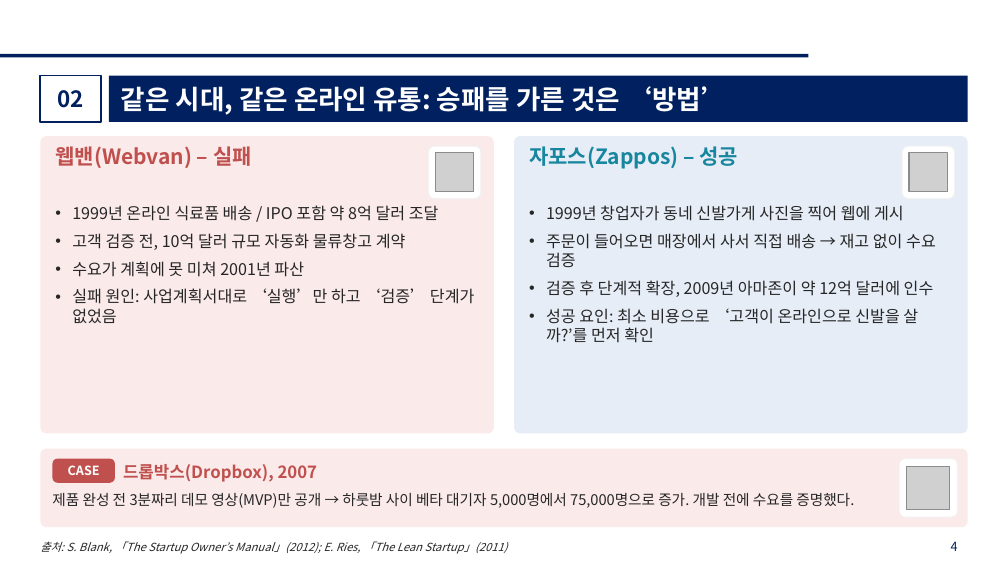
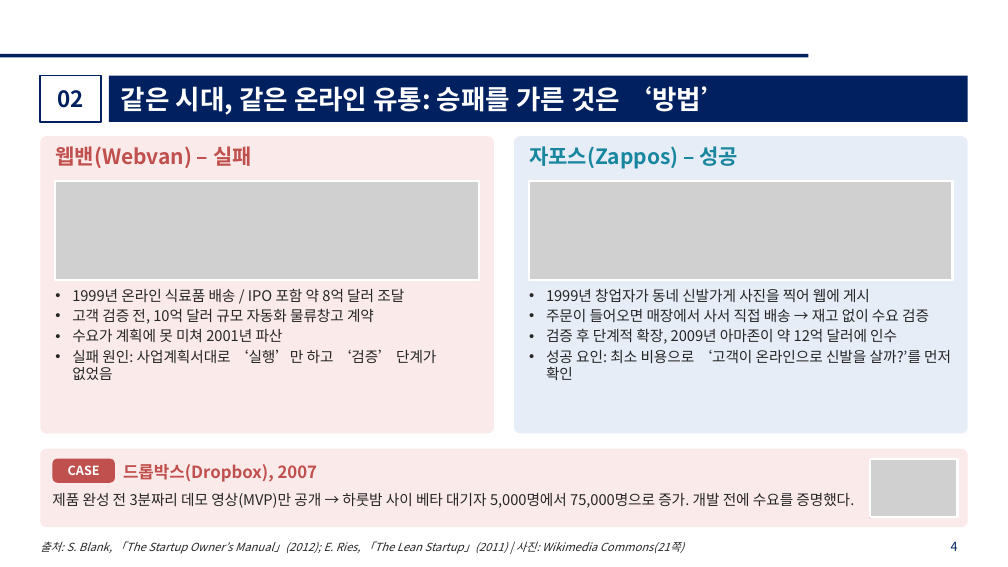
Before and after one commit to kicfseo-netizen/mini-web-toys, a slide deck: slide 4 of startup-theory-lecture/창업이론_강의자료.pptx. Drawn at 1008x567 pixels with LibreOffice and Linux fonts; fonts in the diff are those of the drawing; grey boxes stand for pictures; background and template pictures are left out. Boxes give left, top, right and bottom in pixels: in the first picture for what was removed or moved away, otherwise in the second. Text is boxed around its words. In the diff, an @@ line names an element or a change of style, - is before the commit and + after.

```diff
--- a/startup-theory-lecture/창업이론_강의자료.pptx
+++ b/startup-theory-lecture/창업이론_강의자료.pptx
@@ rounded rectangle removed at bbox=[428, 146, 481, 199] @@
@@ rounded rectangle removed at bbox=[902, 146, 955, 199] @@
@@ picture removed at bbox=[435, 153, 474, 192] @@
@@ picture removed at bbox=[909, 153, 948, 192] @@
@@ picture added at bbox=[55, 181, 479, 280] @@
@@ rectangle added at bbox=[55, 181, 479, 280], outline #FFFFFF 1.5 pt @@
@@ picture added at bbox=[529, 181, 953, 280] @@
@@ rectangle added at bbox=[529, 181, 953, 280], outline #FFFFFF 1.5 pt @@
@@ text "1999년 온라인 식료품 배송 / ...": place and size @@
-text "1999년 온라인 식료품 배송 / ..." at bbox=[72, 205, 474, 323]
+text "1999년 온라인 식료품 배송 / ..." at bbox=[72, 288, 436, 380]
@@ text "1999년 온라인 식료품 배송 / ..." at bbox=[72, 288, 436, 380]: size 11.5 to 10.5 pt; less space between paragraphs @@
@@ text "1999년 창업자가 동네 신발가게 사진을 ..." at bbox=[546, 288, 951, 380]: size 11.5 to 10.5 pt; less space between paragraphs @@
@@ text "1999년 창업자가 동네 신발가게 사진을 ...": place and size @@
-text "1999년 창업자가 동네 신발가게 사진을 ..." at bbox=[546, 205, 936, 343]
+text "1999년 창업자가 동네 신발가게 사진을 ..." at bbox=[546, 288, 951, 380]
@@ picture added at bbox=[870, 459, 958, 517] @@
@@ rectangle added at bbox=[870, 459, 958, 517], outline #FFFFFF 1.5 pt @@
@@ rounded rectangle removed at bbox=[899, 459, 958, 517] @@
@@ picture removed at bbox=[907, 467, 951, 510] @@
@@ text at bbox=[40, 541, 684, 554]: text changed @@
-출처: S. Blank, 「The Startup Owner’s Manual」(2012); E. Ries, 「The Lean Startup」(2011)
+출처: S. Blank, 「The Startup Owner’s Manual」(2012); E. Ries, 「The Lean Startup」(2011) | 사진: Wikimedia Commons(21쪽)
```
Also in this commit, not shown: 12 other slides changed, 1 slide added, 17 other files.
